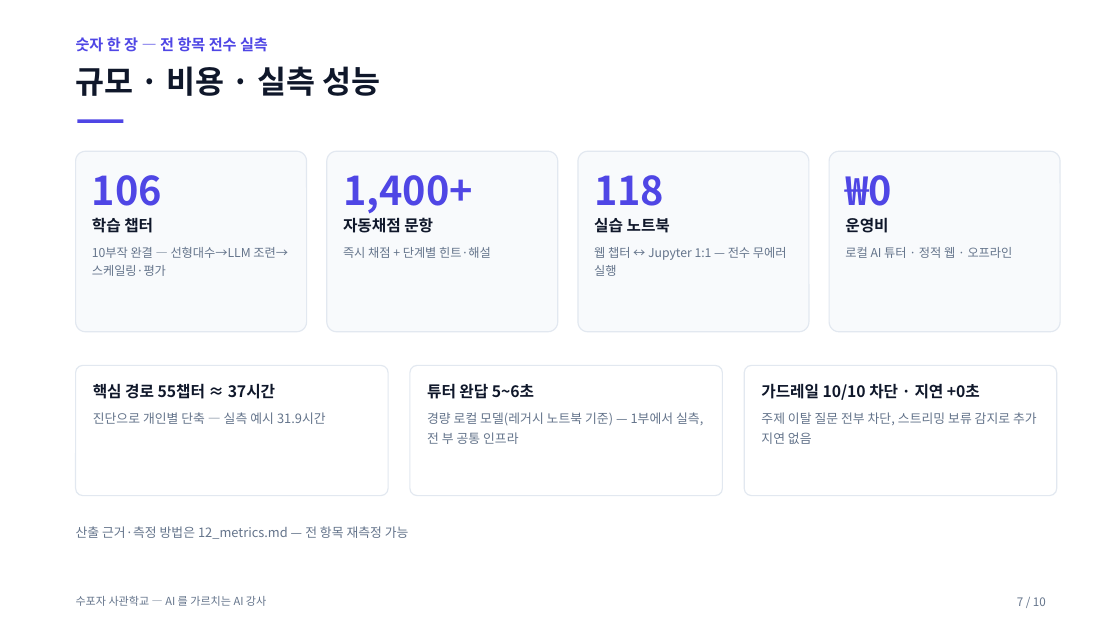
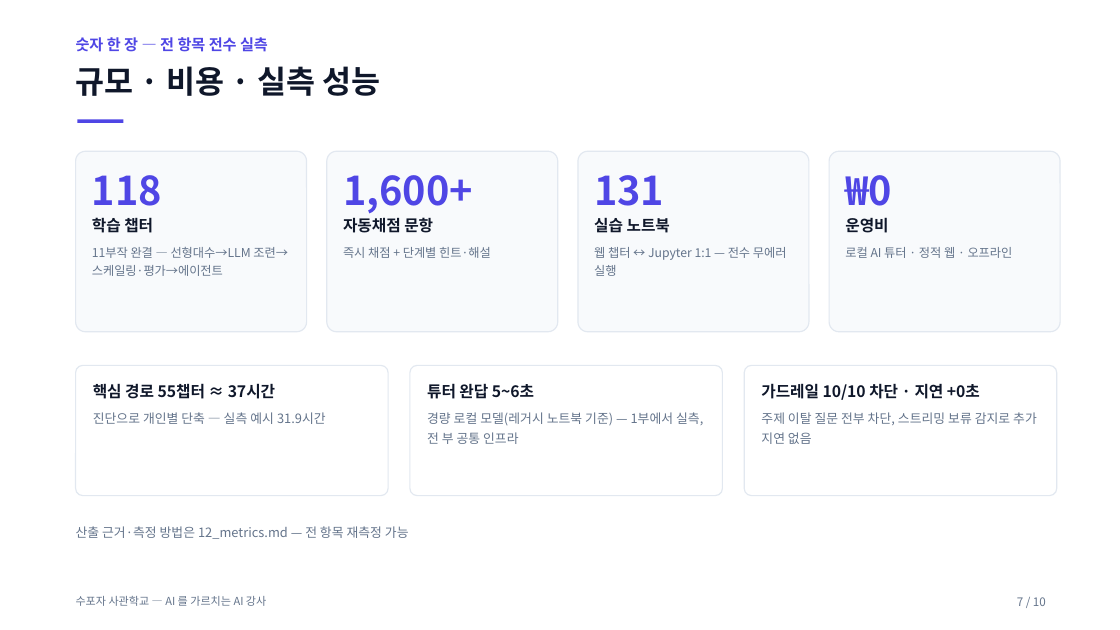
Before and after one commit to jiyupapa/math-platform, a slide deck: slide 7 of docs/hackathon/11_pitch_deck.pptx. Drawn at 1120x630 pixels with LibreOffice and Linux fonts; fonts in the diff are those of the drawing. Boxes give left, top, right and bottom in pixels: in the first picture for what was removed or moved away, otherwise in the second. Text is boxed around its words. In the diff, an @@ line names an element or a change of style, - is before the commit and + after.

```diff
--- a/docs/hackathon/11_pitch_deck.pptx
+++ b/docs/hackathon/11_pitch_deck.pptx
@@ text in rounded rectangle at [92, 175, 162, 206]: text changed @@
-106
+118
@@ text in rounded rectangle at [343, 175, 473, 214]: text changed @@
-1,400+
+1,600+
@@ text in rounded rectangle at [594, 175, 664, 206]: text changed @@
-118
+131
@@ text in rounded rectangle at [92, 247, 288, 276]: text changed @@
-10부작 완결 — 선형대수→LLM 조련→스케일링·평가
+11부작 완결 — 선형대수→LLM 조련→스케일링·평가→에이전트
```
Also in this commit, not shown: 6 other slides changed, 24 other files.
